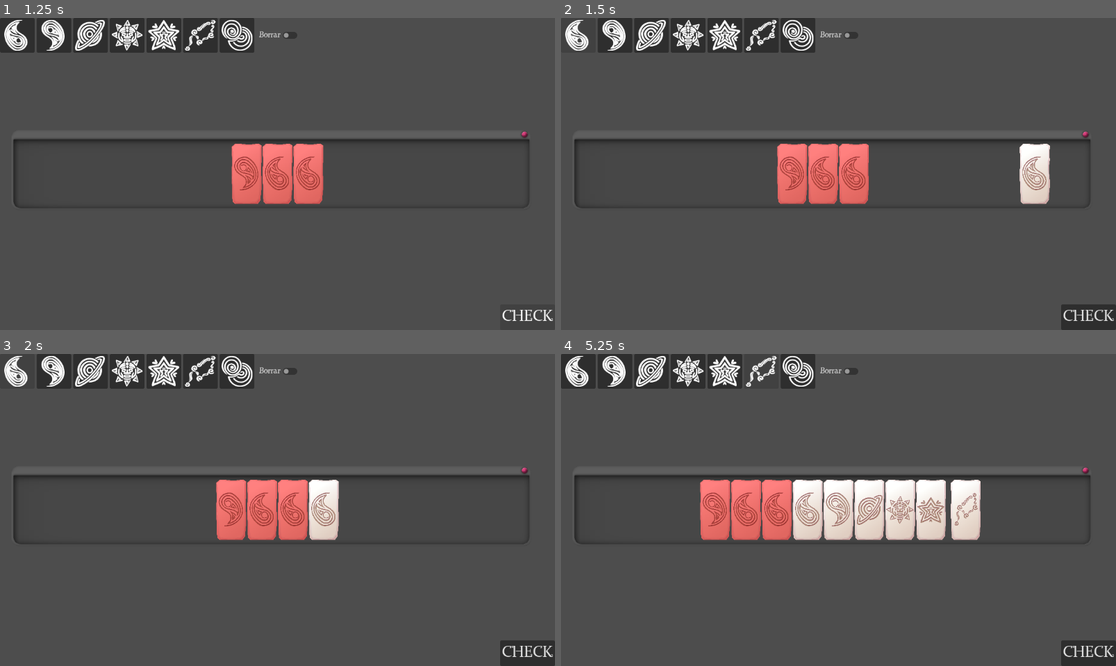
Above: before the commit, frames 1-4 (two rows, left to right).
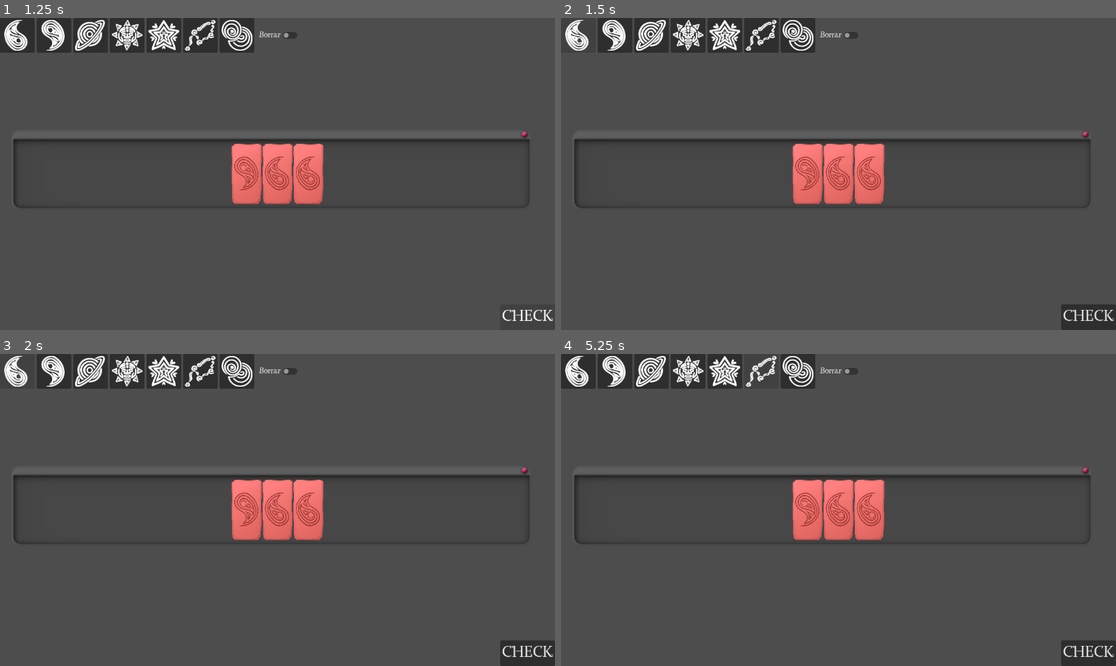
Above: after the commit, the same moments.

Repository: Wendfrey/minijam_210_astral
Game: Godot game, scene res://demo_world.tscn
The game is run twice, just before and just after one commit, with the same random seed, the same clock (stepped at 60 frames per second) and the same inputs. This scene is started directly instead of the project's main scene.
Inputs (mouse positions are in pixels of both pictures, inside the frame that each line leads up to):
- Up to frame 1 (1.25 s): click "CHECK" at 0.5 s
- Up to frame 2 (1.5 s): click (577, 36) at 1.27 s
- Up to frame 3 (2 s): no input
- Up to frame 4 (5.25 s): click (616, 372) at 2 s; click (649, 372) at 2.75 s; click (688, 372) at 3.5 s; click (727, 372) at 4.25 s; click (760, 372) at 5 s

Frame 1 is identical in both runs. In frame 2, 3.1% of the frame differs, in the area x 38-89%, y 40-60%; in frame 3, 2.6%; in frame 4, 9.2%, in the area x 25-76%, y 40-60%.
Error after the commit: Attempt to call function 'add_piece' in base 'null instance' on a null instance. (res://demo_world.gd:20)

Commit message:
arreglado bug de no interacción

Diff:
--- a/minijam-210-astral/test_world.tscn
+++ b/minijam-210-astral/test_world.tscn
@@ -13,14 +13,17 @@
 [node name="Camera2D" type="Camera2D" parent="." unique_id=947224256]
 
 [node name="Panel" type="Panel" parent="." unique_id=626347948]
+z_index = -1
 layout_mode = 0
 offset_left = -546.0
 offset_top = -71.0
 offset_right = 521.0
 offset_bottom = 69.0
+mouse_filter = 2
 theme_override_styles/panel = ExtResource("5_lf0gk")
 
-[node name="Spacer" type="Node2D" parent="." unique_id=333636565]
+[node name="Spacer" type="Node2D" parent="Panel" unique_id=333636565]
+position = Vector2(546, 71)
 script = ExtResource("2_gy3sr")
 swapMargin = Vector2(32, 86)
 cellWidth = 64
@@ -42,11 +45,11 @@
 
 [node name="RulesChecker" type="Node" parent="." unique_id=1412206623]
 script = ExtResource("1_1lwx6")
-spacerNP = NodePath("../Spacer")
+spacerNP = NodePath("../Panel/Spacer")
 
 [node name="LevelManager" type="Node" parent="." unique_id=818504072]
 script = ExtResource("2_1lwx6")
-spacer = NodePath("../Spacer")
+spacer = NodePath("../Panel/Spacer")
 
 [node name="ASP_sound_error" type="AudioStreamPlayer" parent="." unique_id=1202096981]
 stream = ExtResource("4_dsnr4")
